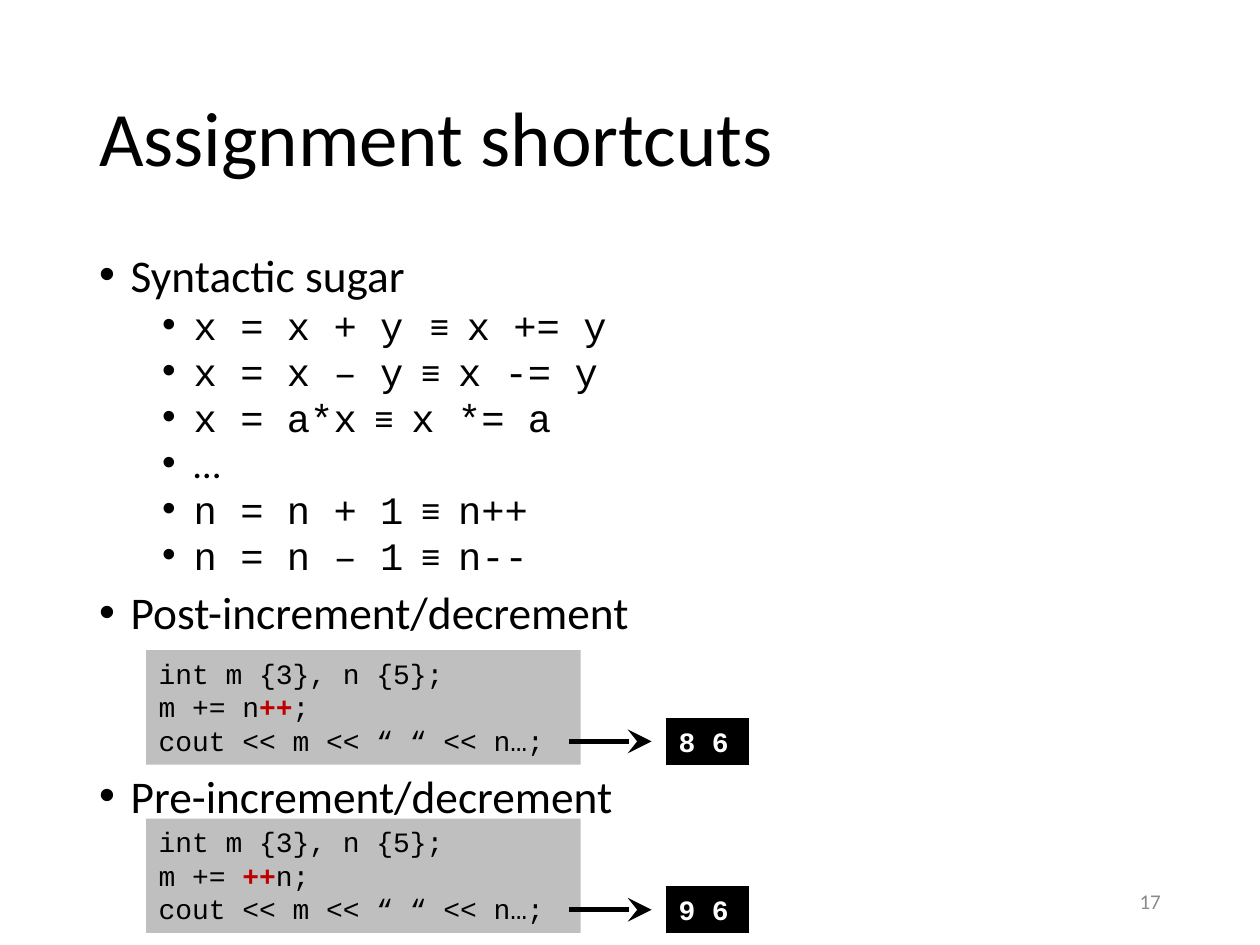
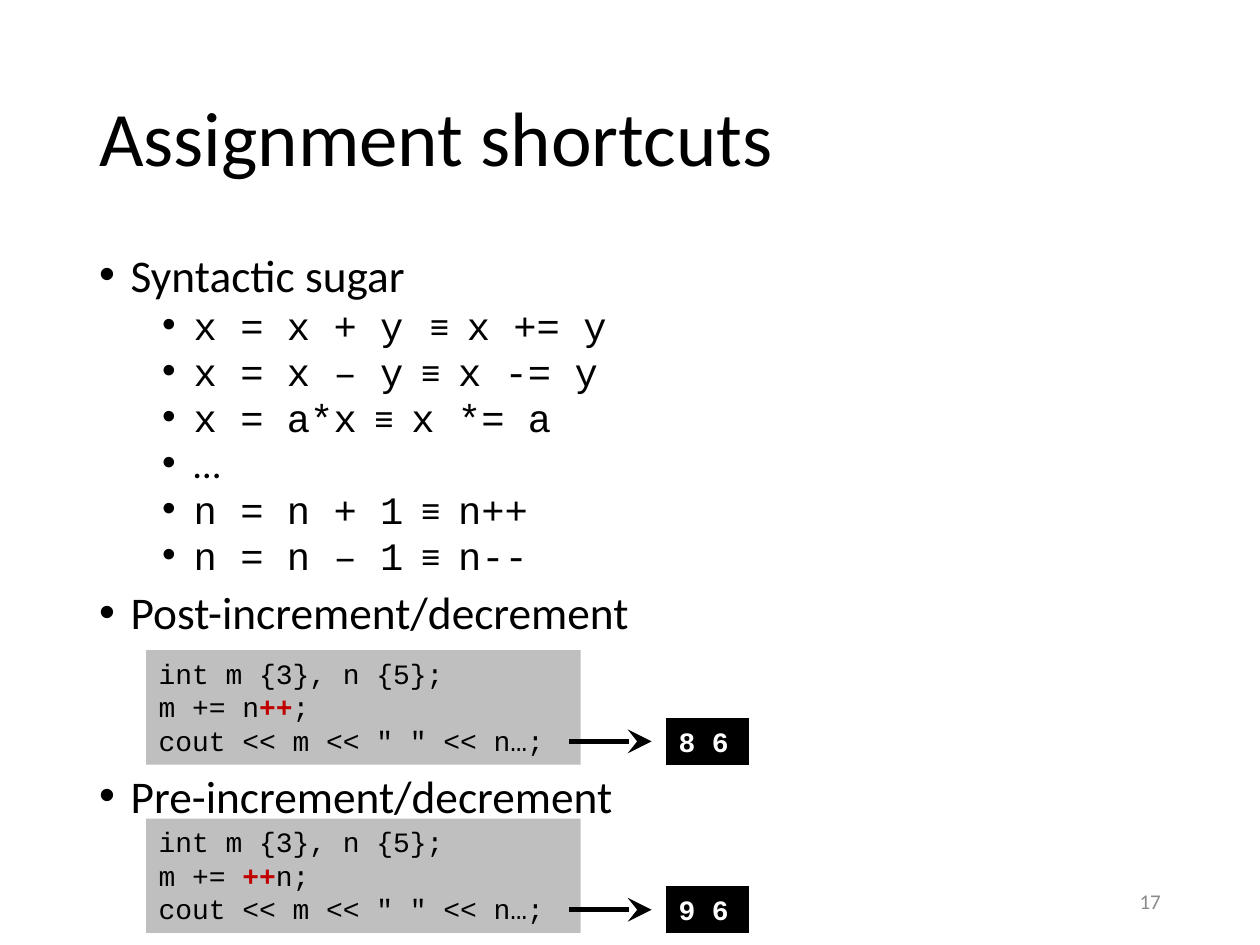
Before and after one commit to gjbex/training-material, a slide deck: slide 17 of CPlusPlus/scientific_cpp.pptx. Drawn at 1260x945 pixels with LibreOffice and Linux fonts; fonts in the diff are those of the drawing. Boxes give left, top, right and bottom in pixels: in the first picture for what was removed or moved away, otherwise in the second. Text is boxed around its words. In the diff, an @@ line names an element or a change of style, - is before the commit and + after.

Commit message:
Fix typos

```diff
--- a/CPlusPlus/scientific_cpp.pptx
+++ b/CPlusPlus/scientific_cpp.pptx
@@ text in rectangle at bbox=[159, 732, 544, 756]: text changed @@
-cout << m << “ “ << n…;
+cout << m << " " << n…;
@@ text in rectangle at bbox=[159, 900, 544, 924]: text changed @@
-cout << m << “ “ << n…;
+cout << m << " " << n…;
```
Also in this commit, not shown: 2 other slides changed.
